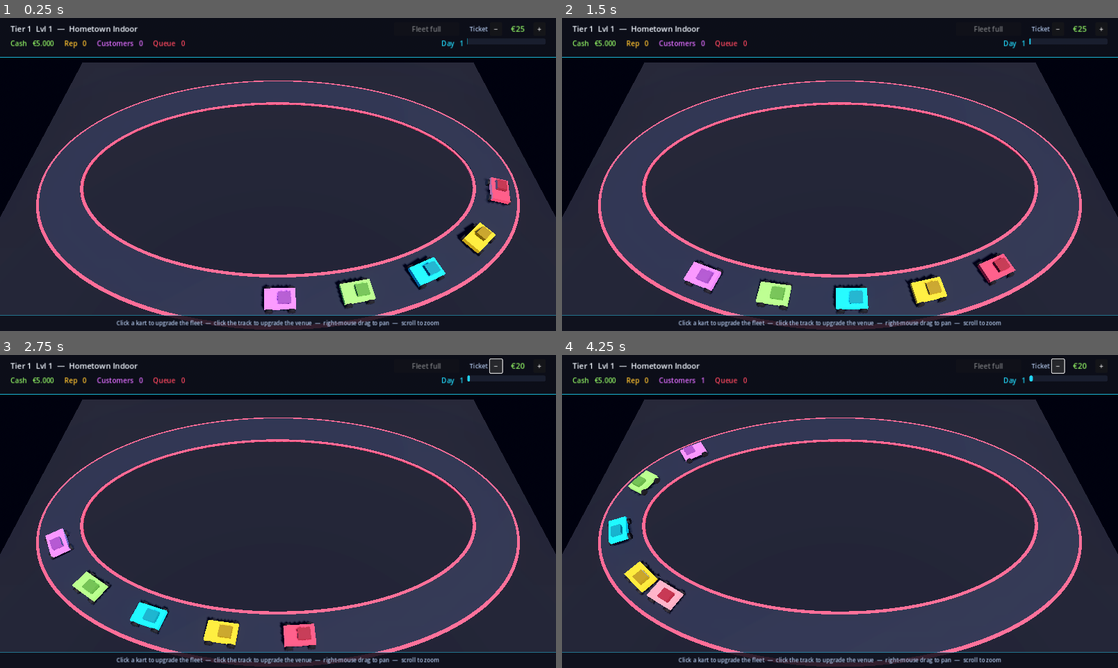
Above: before the commit, frames 1-4 (two rows, left to right).
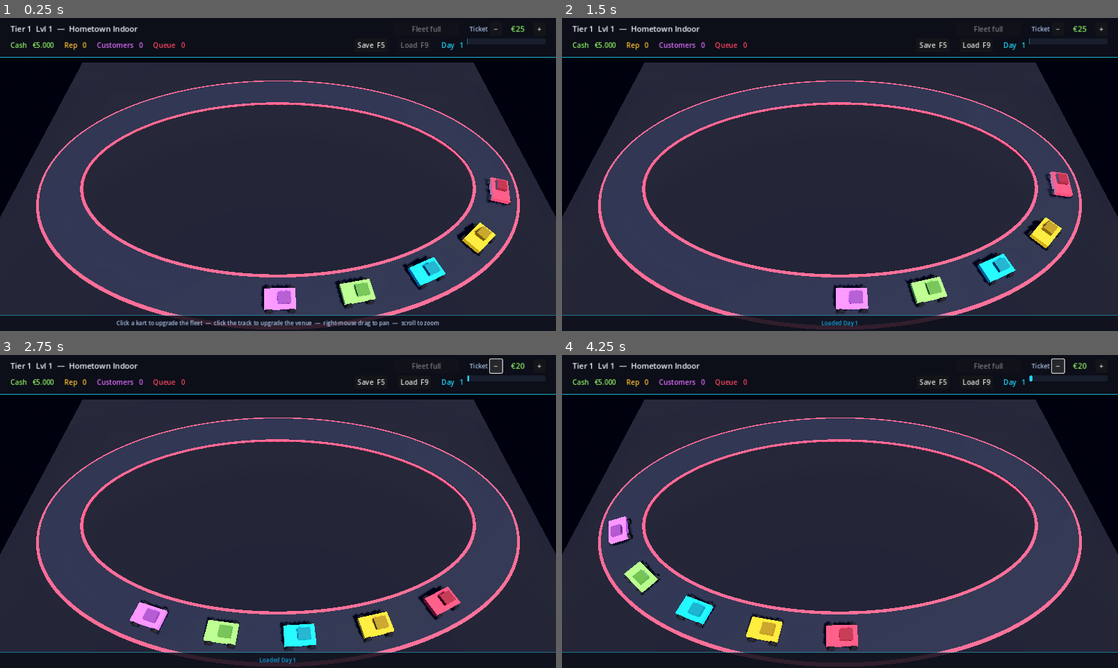
Above: after the commit, the same moments.

Repository: huubvreeker-create/Tycoon
Game: Godot game, scene res://scenes/main.tscn
Same seed, same stepped clock (60 frames per second), same inputs: the game is played once before the commit and once after it.
Inputs (mouse positions are in pixels of both pictures, inside the frame that each line leads up to):
- Up to frame 1 (0.25 s): no input
- Up to frame 2 (1.5 s): click (934, 46) at 0.5 s, where only the run after the commit has a clickable "Save F5"; click (979, 46) at 1.25 s, where only the run after the commit has a clickable "Load F9"
- Up to frame 3 (2.75 s): click "−" at 2 s
- Up to frame 4 (4.25 s): click "+" at 2.75 s; click "−" at 3.5 s

The runs differ from the first frame. In frame 1, 0.5% of the frame differs, in the area x 1-84%, y 7-11%; in frame 2, 3.9%; in frame 3, 4.0%; in frame 4, 4.0%, in the area x 1-85%, y 6-99%.

Commit message:
Phase: save / load with autosave on day rollover
- New SaveManager autoload writes all autoload state plus the Track's
  level / kart count to user://savegame.json as a versioned JSON file.
- Autosave fires deferred from EventBus.day_ended so the snapshot
  reflects the final ledger after maintenance + salaries have been
  charged.
- Manual save / load via F5 / F9 hotkeys and SAVE / LOAD buttons in
  the HUD top bar. Load button is disabled until a save exists.
- Loading restores autoload state in-place, then calls
  reload_current_scene(). Track reads SaveManager.pending_track_state
  during _ready BEFORE constructing visuals, so the right tier and
  kart count are built from the start (no rebuild flicker).
- Active daily-event is saved by id and restored via
  DailyEvents.get_event_by_id() so the event tag re-appears after
  load with the correct flavour text and colour.
- HUD checks SaveManager.just_loaded on _ready and flashes a load
  confirmation in the alert bar so the player gets feedback after
  the scene reload.

https://claude.ai/code/session_01Sbv8ExRy1Fimm5caf9TfDv

Diff:
--- a/project.godot
+++ b/project.godot
@@ -22,6 +22,7 @@
 Facilities="*res://systems/facilities.gd"
 Staff="*res://systems/staff.gd"
 DailyEvents="*res://systems/daily_events.gd"
+SaveManager="*res://systems/save_manager.gd"
 
 [display]
 
--- a/scripts/main.gd
+++ b/scripts/main.gd
@@ -29,6 +29,14 @@
 	if event is InputEventMouseButton:
 		if event.button_index == MOUSE_BUTTON_LEFT and event.pressed:
 			_handle_left_click(event.position)
+	elif event is InputEventKey and event.pressed and not event.echo:
+		match event.keycode:
+			KEY_F5:
+				SaveManager.save_game()
+				get_viewport().set_input_as_handled()
+			KEY_F9:
+				SaveManager.load_game()
+				get_viewport().set_input_as_handled()
 
 
 func _handle_left_click(mouse_pos: Vector2) -> void:
--- a/scripts/track.gd
+++ b/scripts/track.gd
@@ -89,6 +89,14 @@
 
 # ---------------------------------------------------------------------------
 func _ready() -> void:
+	# If returning from a load, restore track levels and kart count BEFORE
+	# constructing visuals so we build the right tier from the start.
+	if SaveManager.has_pending_track_state():
+		var s := SaveManager.consume_pending_track_state()
+		track_level       = int(s.get("track_level", 1))
+		kart_level        = int(s.get("kart_level", 1))
+		initial_kart_count = int(s.get("kart_count", initial_kart_count))
+	SaveManager.track = self
 	add_to_group("track")
 	_build_ground()
 	_build_path()
--- a/systems/daily_events.gd
+++ b/systems/daily_events.gd
@@ -126,6 +126,13 @@
 	EventBus.day_changed.connect(_on_day_changed)
 
 
+func get_event_by_id(id: String) -> Dictionary:
+	for e: Dictionary in _EVENTS:
+		if e.id == id:
+			return e
+	return {}
+
+
 func _on_day_changed(_day: int) -> void:
 	_reset_modifiers()
 	if randf() < TRIGGER_CHANCE:
--- a/systems/event_bus.gd
+++ b/systems/event_bus.gd
@@ -45,6 +45,10 @@
 # --- Daily events -----------------------------------------------------------
 signal daily_event_triggered(event: Dictionary)
 
+# --- Save / load ------------------------------------------------------------
+signal game_saved(day: int)
+signal game_loaded(day: int)
+
 # --- Staff / world events (future) -----------------------------------------
 signal staff_hired(role: String)
 signal world_event_triggered(event_id: String, payload: Dictionary)
--- /dev/null
+++ b/systems/save_manager.gd
@@ -0,0 +1,196 @@
+extends Node
+##
+## Persistence layer. Serialises every autoload's state plus the
+## current Track's progression to a JSON file at user://savegame.json.
+## Autosaves at the end of every day; manual save/load via the HUD or
+## F5 / F9 hotkeys.
+##
+## Loading reloads the current scene; on the way back up, Track reads
+## pending_track_state to start at the right tier with the right kart
+## count. All other autoloads keep their state across scene reload.
+##
+
+const SAVE_PATH: String = "user://savegame.json"
+const SAVE_VERSION: int = 1
+
+# Set by main.gd / Track at scene-ready time so autosave knows what to capture.
+var track: Node = null
+
+# Held between load_game() and the freshly-reloaded scene. Track consumes
+# this during its _ready() before building visuals.
+var pending_track_state: Dictionary = {}
+
+# Set true by load_game(); the HUD checks it on _ready to flash a
+# confirmation and re-display the event tag if one was active.
+var just_loaded: bool = false
+
+
+func _ready() -> void:
+	# Defer autosave to the end of the frame so every other day_ended
+	# handler (maintenance, salaries, day-end alert) has finished running
+	# and the ledger captured by the save reflects the final state.
+	EventBus.day_ended.connect(_on_day_ended_autosave)
+
+
+# ---------------------------------------------------------------------------
+# Public API
+# ---------------------------------------------------------------------------
+func has_save_file() -> bool:
+	return FileAccess.file_exists(SAVE_PATH)
+
+
+func save_game() -> bool:
+	var data := _serialize()
+	var file := FileAccess.open(SAVE_PATH, FileAccess.WRITE)
+	if file == null:
+		push_error("[SaveManager] Could not open save file for writing.")
+		return false
+	file.store_string(JSON.stringify(data, "\t"))
+	EventBus.game_saved.emit(GameManager.day)
+	return true
+
+
+func load_game() -> bool:
+	if not has_save_file():
+		return false
+	var file := FileAccess.open(SAVE_PATH, FileAccess.READ)
+	if file == null:
+		return false
+	var content := file.get_as_text()
+	var parsed: Variant = JSON.parse_string(content)
+	if not (parsed is Dictionary):
+		push_error("[SaveManager] Save file is not a valid JSON object.")
+		return false
+	_deserialize(parsed)
+	just_loaded = true
+	# Reload the scene so the Track and FacilityVisuals rebuild from
+	# the freshly-restored autoload state. The new HUD reads
+	# `just_loaded` and flashes a confirmation.
+	get_tree().reload_current_scene()
+	return true
+
+
+func delete_save() -> bool:
+	if not has_save_file():
+		return false
+	var dir := DirAccess.open("user://")
+	if dir == null:
+		return false
+	dir.remove("savegame.json")
+	return true
+
+
+func has_pending_track_state() -> bool:
+	return not pending_track_state.is_empty()
+
+
+func consume_pending_track_state() -> Dictionary:
+	var s := pending_track_state.duplicate()
+	pending_track_state = {}
+	return s
+
+
+# ---------------------------------------------------------------------------
+# Serialisation
+# ---------------------------------------------------------------------------
+func _serialize() -> Dictionary:
+	var data := {
+		"version": SAVE_VERSION,
+		"economy": {
+			"cash": EconomyManager.cash,
+			"revenue_today": EconomyManager.revenue_today,
+			"expenses_today": EconomyManager.expenses_today,
+		},
+		"game": {
+			"day": GameManager.day,
+			"reputation": GameManager.reputation,
+			"ticket_price": GameManager.ticket_price,
+			"day_time_left": GameManager._day_time_left,
+		},
+		"components": {
+			"engine":  KartComponents.engine_level,
+			"tires":   KartComponents.tires_level,
+			"chassis": KartComponents.chassis_level,
+			"suit":    KartComponents.suit_level,
+			"brakes":  KartComponents.brakes_level,
+		},
+		"facilities": {
+			"cafeteria":      Facilities.cafeteria_level,
+			"pit_lane":       Facilities.pit_lane_level,
+			"lounge":         Facilities.lounge_level,
+			"merch_shop":     Facilities.merch_shop_level,
+			"sponsor_boards": Facilities.sponsor_boards_level,
+			"lighting":       Facilities.lighting_level,
+		},
+		"staff": Staff.counts.duplicate(),
+		"daily_events": {
+			"arrival_multiplier_today":      DailyEvents.arrival_multiplier_today,
+			"maintenance_multiplier_today":  DailyEvents.maintenance_multiplier_today,
+			"revenue_multiplier_today":      DailyEvents.revenue_multiplier_today,
+			"satisfaction_bonus_today":      DailyEvents.satisfaction_bonus_today,
+			"active_event":                  DailyEvents.active_event.get("id", ""),
+		},
+	}
+	if track != null:
+		data["track"] = {
+			"track_level": track.track_level,
+			"kart_level":  track.kart_level,
+			"kart_count":  track.karts.size(),
+		}
+	return data
+
+
+func _deserialize(data: Dictionary) -> void:
+	if data.has("economy"):
+		var e: Dictionary = data["economy"]
+		EconomyManager.cash = int(e.get("cash", EconomyManager.STARTING_CASH))
+		EconomyManager.revenue_today = int(e.get("revenue_today", 0))
+		EconomyManager.expenses_today = int(e.get("expenses_today", 0))
+		EventBus.cash_changed.emit(EconomyManager.cash)
+	if data.has("game"):
+		var g: Dictionary = data["game"]
+		GameManager.day = int(g.get("day", 1))
+		GameManager.reputation = int(g.get("reputation", 0))
+		GameManager.ticket_price = int(g.get("ticket_price", GameManager.TICKET_DEFAULT))
+		GameManager._day_time_left = float(g.get("day_time_left", GameManager.DAY_LENGTH_SECONDS))
+	if data.has("components"):
+		var c: Dictionary = data["components"]
+		KartComponents.engine_level  = int(c.get("engine", 1))
+		KartComponents.tires_level   = int(c.get("tires", 1))
+		KartComponents.chassis_level = int(c.get("chassis", 1))
+		KartComponents.suit_level    = int(c.get("suit", 1))
+		KartComponents.brakes_level  = int(c.get("brakes", 1))
+	if data.has("facilities"):
+		var f: Dictionary = data["facilities"]
+		Facilities.cafeteria_level      = int(f.get("cafeteria", 0))
+		Facilities.pit_lane_level       = int(f.get("pit_lane", 0))
+		Facilities.lounge_level         = int(f.get("lounge", 0))
+		Facilities.merch_shop_level     = int(f.get("merch_shop", 0))
+		Facilities.sponsor_boards_level = int(f.get("sponsor_boards", 0))
+		Facilities.lighting_level       = int(f.get("lighting", 0))
+	if data.has("staff"):
+		var st: Dictionary = data["staff"]
+		for role: String in Staff.role_names():
+			Staff.counts[role] = int(st.get(role, 0))
+	if data.has("daily_events"):
+		var de: Dictionary = data["daily_events"]
+		DailyEvents.arrival_multiplier_today     = float(de.get("arrival_multiplier_today", 1.0))
+		DailyEvents.maintenance_multiplier_today = float(de.get("maintenance_multiplier_today", 1.0))
+		DailyEvents.revenue_multiplier_today     = float(de.get("revenue_multiplier_today", 1.0))
+		DailyEvents.satisfaction_bonus_today     = float(de.get("satisfaction_bonus_today", 0.0))
+		var saved_event_id: String = String(de.get("active_event", ""))
+		if saved_event_id != "":
+			DailyEvents.active_event = DailyEvents.get_event_by_id(saved_event_id)
+		else:
+			DailyEvents.active_event = {}
+	if data.has("track"):
+		pending_track_state = (data["track"] as Dictionary).duplicate()
+
+
+# ---------------------------------------------------------------------------
+# Autosave
+# ---------------------------------------------------------------------------
+func _on_day_ended_autosave(_summary: Dictionary) -> void:
+	# Wait until all other day_ended handlers (maintenance, salaries, etc.)
+	# have run before snapshotting state.
+	call_deferred("save_game")
--- a/ui/hud.gd
+++ b/ui/hud.gd
@@ -23,6 +23,8 @@
 @onready var alert_label: Label          = %AlertLabel
 @onready var alert_timer: Timer          = %AlertTimer
 @onready var event_tag: Label            = %EventTag
+@onready var save_button: Button         = %SaveButton
+@onready var load_button: Button         = %LoadButton
 
 var _venue_name: String = "Hometown Indoor"
 var _track_tier: int = 1
@@ -49,9 +51,21 @@
 	ticket_plus.pressed.connect(func():  GameManager.bump_ticket_price( GameManager.TICKET_STEP))
 	buy_kart_button.pressed.connect(_on_buy_kart_pressed)
 	alert_timer.timeout.connect(func(): alert_label.text = "")
+	save_button.pressed.connect(func(): SaveManager.save_game())
+	load_button.pressed.connect(func(): SaveManager.load_game())
+	EventBus.game_saved.connect(_on_game_saved)
+	load_button.disabled = not SaveManager.has_save_file()
 
 	_refresh_all()
 	_refresh_buy_button()
+
+	# If we just came back from SaveManager.load_game(), surface the load
+	# confirmation and restore the event tag if an event was active.
+	if SaveManager.just_loaded:
+		SaveManager.just_loaded = false
+		_flash("Loaded Day %d" % GameManager.day, Color(0.13, 0.83, 0.96), 2.5)
+		if not DailyEvents.active_event.is_empty():
+			_show_event_tag(DailyEvents.active_event)
 
 
 func _refresh_all() -> void:
@@ -182,6 +196,12 @@
 	buy_kart_pressed.emit()
 
 
+func _on_game_saved(day: int) -> void:
+	_flash("Saved at Day %d" % day, Color(0.55, 0.92, 0.38), 2.5)
+	if load_button:
+		load_button.disabled = false
+
+
 func _refresh_buy_button() -> void:
 	if _track == null:
 		buy_kart_button.text = "Buy Kart"
--- a/ui/hud.tscn
+++ b/ui/hud.tscn
@@ -126,6 +126,16 @@
 [node name="Spacer2" type="Control" parent="TopBar/VBox/Row2"]
 size_flags_horizontal = 3
 
+[node name="SaveButton" type="Button" parent="TopBar/VBox/Row2"]
+unique_name_in_owner = true
+text = "Save  F5"
+custom_minimum_size = Vector2(76, 26)
+
+[node name="LoadButton" type="Button" parent="TopBar/VBox/Row2"]
+unique_name_in_owner = true
+text = "Load  F9"
+custom_minimum_size = Vector2(76, 26)
+
 [node name="DayBox" type="HBoxContainer" parent="TopBar/VBox/Row2"]
 theme_override_constants/separation = 8
 
